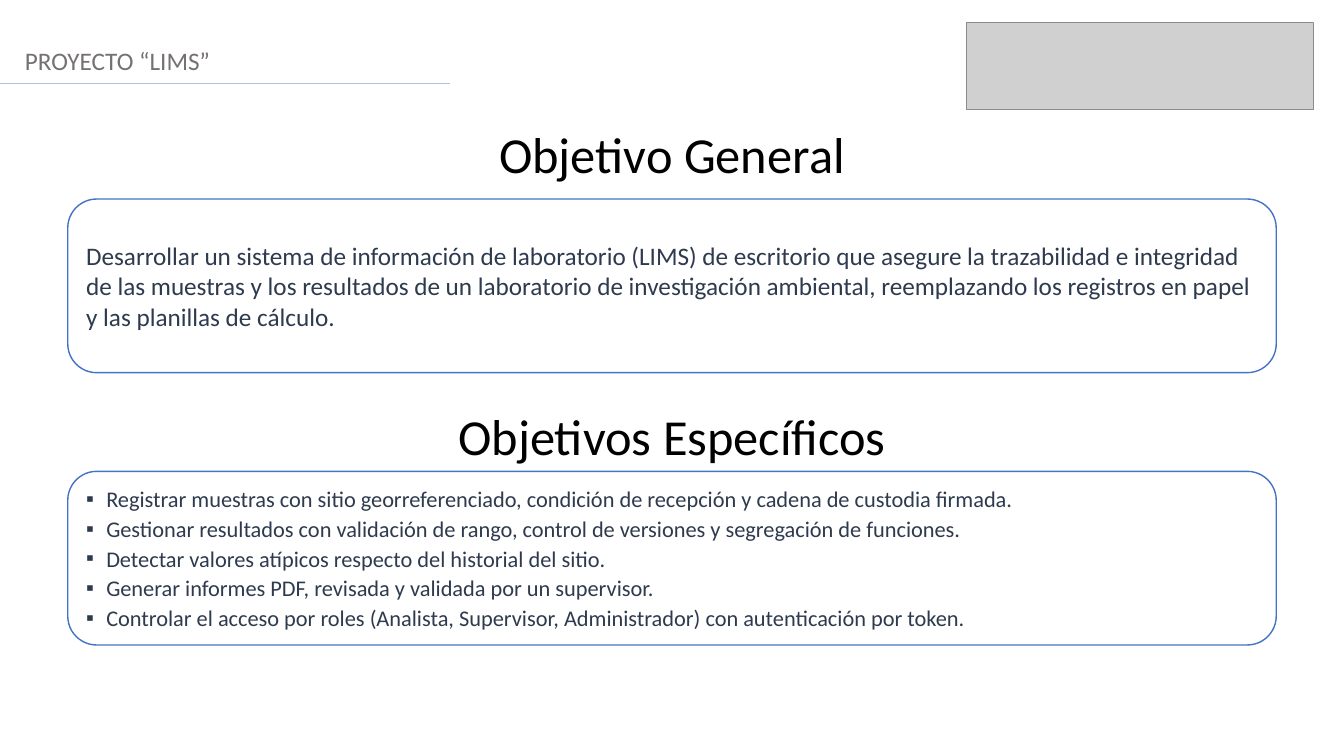
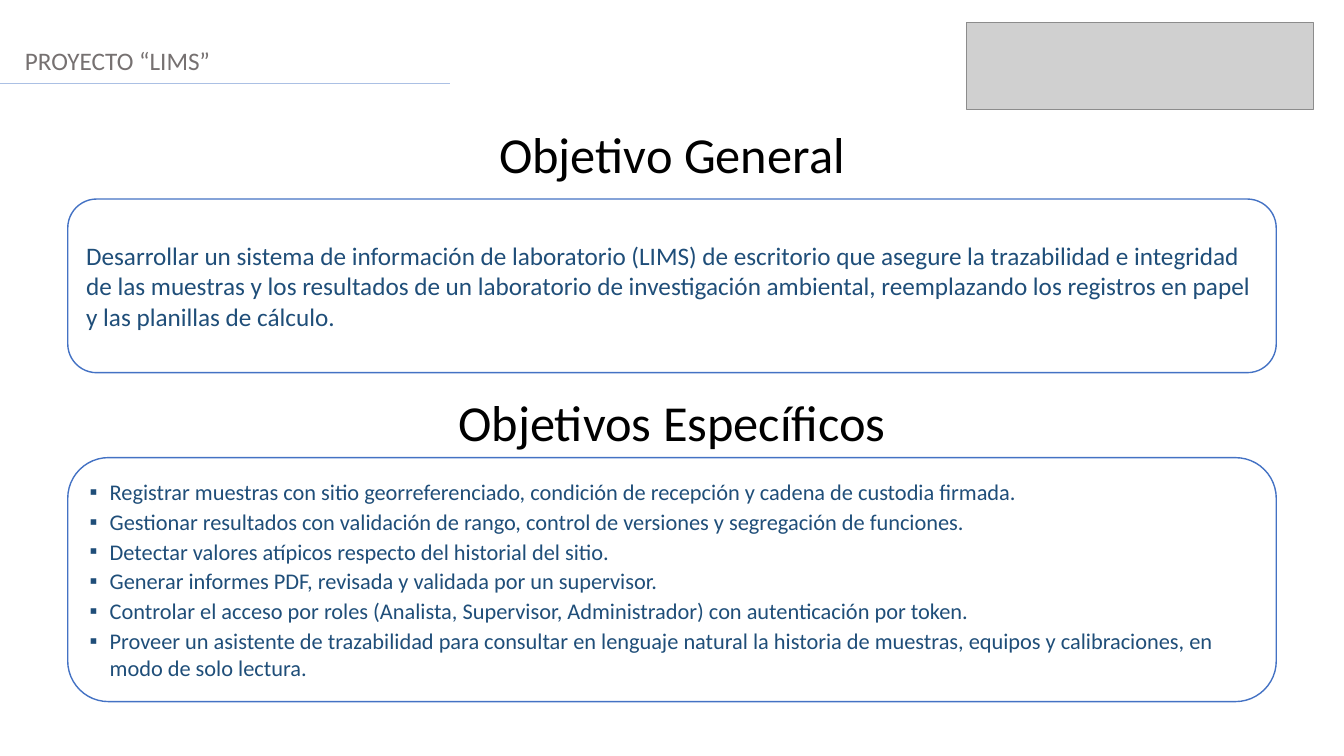
Before and after one commit to NicolasCardenas1/ConectaGo, a slide deck: slide 4 of Fase 3/Evidencias grupales/Presentacion Final del proyecto (Español).pptx. Drawn at 1344x756 pixels with LibreOffice and Linux fonts; fonts in the diff are those of the drawing; grey boxes stand for pictures. Boxes give left, top, right and bottom in pixels: in the first picture for what was removed or moved away, otherwise in the second. Text is boxed around its words. In the diff, an @@ line names an element or a change of style, - is before the commit and + after.

Commit message:
Actualización PPT, Informe APT y reflexión personal
Actualización PPT, Informe APT y reflexión personal

```diff
--- a/Fase 3/Evidencias grupales/Presentacion Final del proyecto (Español).pptx
+++ b/Fase 3/Evidencias grupales/Presentacion Final del proyecto (Español).pptx
@@ rounded rectangle "Desarrollar un sistema de información ..." at (x1=68, y1=199, x2=1276, y2=372): text colour #2E3A4E to #1F4E79 @@
@@ text "Objetivos Específicos" moved from (x1=458, y1=420, x2=885, y2=464) to (x1=458, y1=406, x2=885, y2=450) @@
@@ rounded rectangle "Registrar muestras con sitio georreferenciado, ..." resized from (x1=68, y1=472, x2=1276, y2=645) to (x1=68, y1=458, x2=1276, y2=702) @@
@@ text in rounded rectangle at (x1=110, y1=484, x2=1015, y2=623): text colour #2E3A4E to #1F4E79 in "Registrar muestras con sitio georreferenciado, condición de ...", "Gestionar resultados con validación de rango, control ...", "Detectar valores atípicos respecto del historial del ...", "Generar informes PDF, revisada y validada por ..." and 1 more places @@
@@ text in rounded rectangle at (x1=110, y1=633, x2=1212, y2=676): paragraph added @@
+▪ Proveer un asistente de trazabilidad para consultar en lenguaje natural la historia de muestras, equipos y calibraciones, en modo de solo lectura.
```
Also in this commit, not shown: 4 other slides changed, 5 other files.
